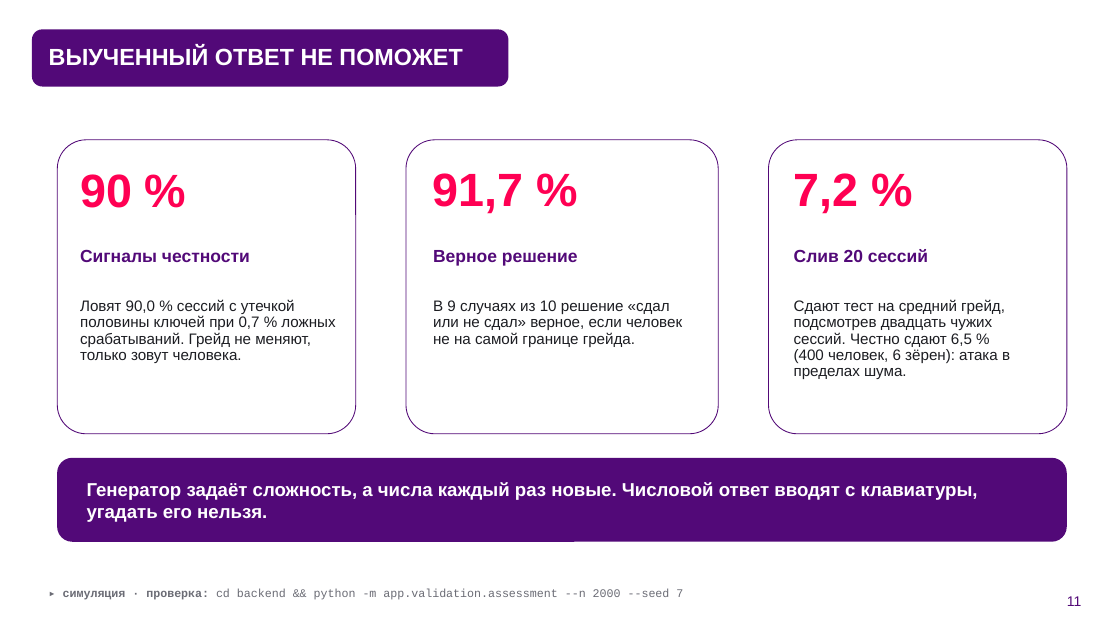
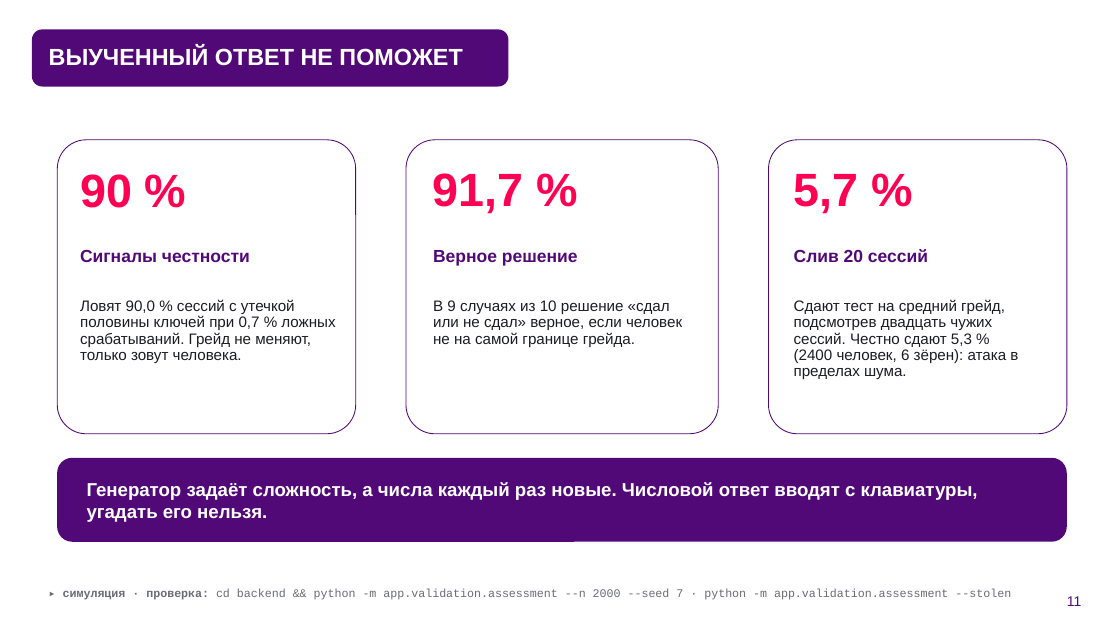
Before and after one commit to KonkovDV/fsp-talent, a slide deck: slide 11 of submission/03-presentation/FSP_Talent_presentation.pptx. Drawn at 1120x630 pixels with LibreOffice and Linux fonts; fonts in the diff are those of the drawing; background and template pictures are left out. Boxes give left, top, right and bottom in pixels: in the first picture for what was removed or moved away, otherwise in the second. Text is boxed around its words. In the diff, an @@ line names an element or a change of style, - is before the commit and + after.

```diff
--- a/submission/03-presentation/FSP_Talent_presentation.pptx
+++ b/submission/03-presentation/FSP_Talent_presentation.pptx
@@ text at (794, 174, 859, 214): text changed @@
-7,2 %
+5,7 %
@@ text at (794, 299, 1018, 379): text changed @@
-Сдают тест на средний грейд, подсмотрев двадцать чужих сессий. Честно сдают 6,5 % (400 человек, 6 зёрен): атака в пределах шума.
+Сдают тест на средний грейд, подсмотрев двадцать чужих сессий. Честно сдают 5,3 % (2400 человек, 6 зёрен): атака в пределах шума.
@@ text at (63, 589, 1011, 600): text changed @@
-▸ симуляция · проверка: cd backend && python -m app.validation.assessment --n 2000 --seed 7
+▸ симуляция · проверка: cd backend && python -m app.validation.assessment --n 2000 --seed 7 · python -m app.validation.assessment --stolen
```
Also in this commit, not shown: 6 other slides changed, 1 other file.
